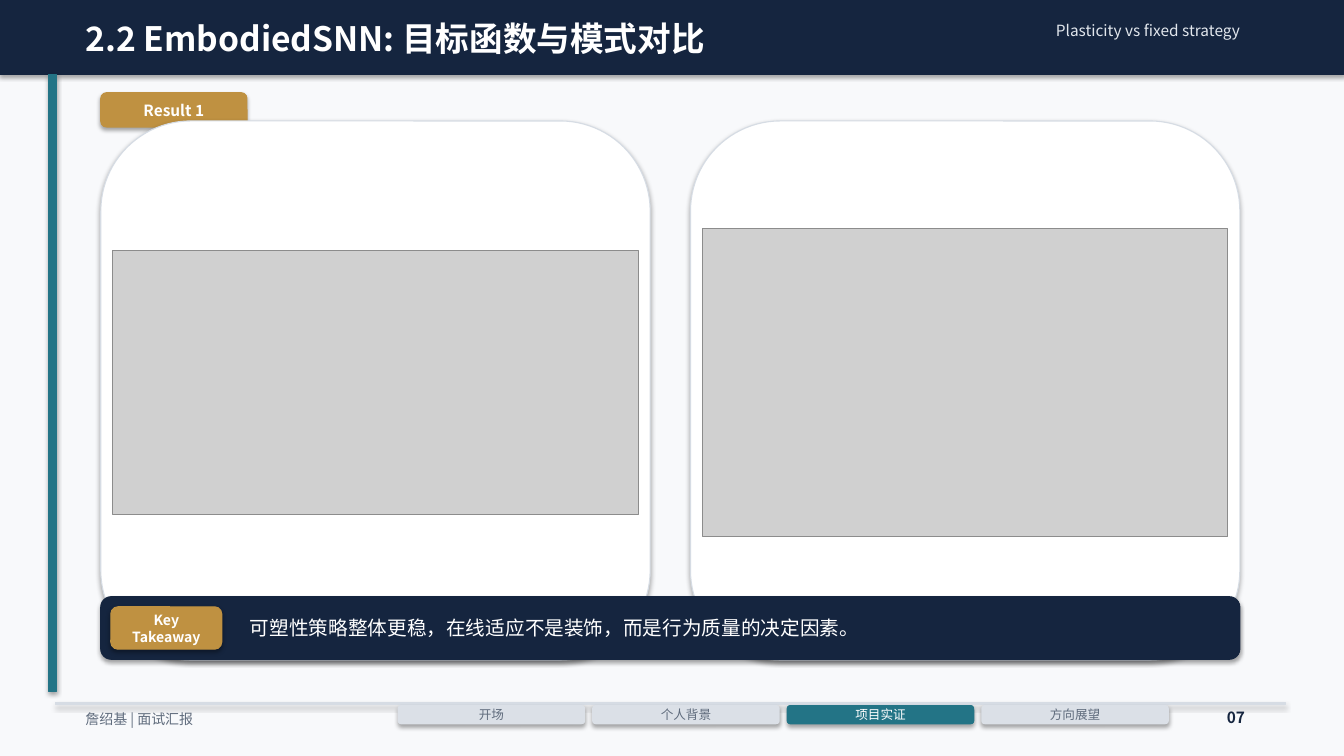
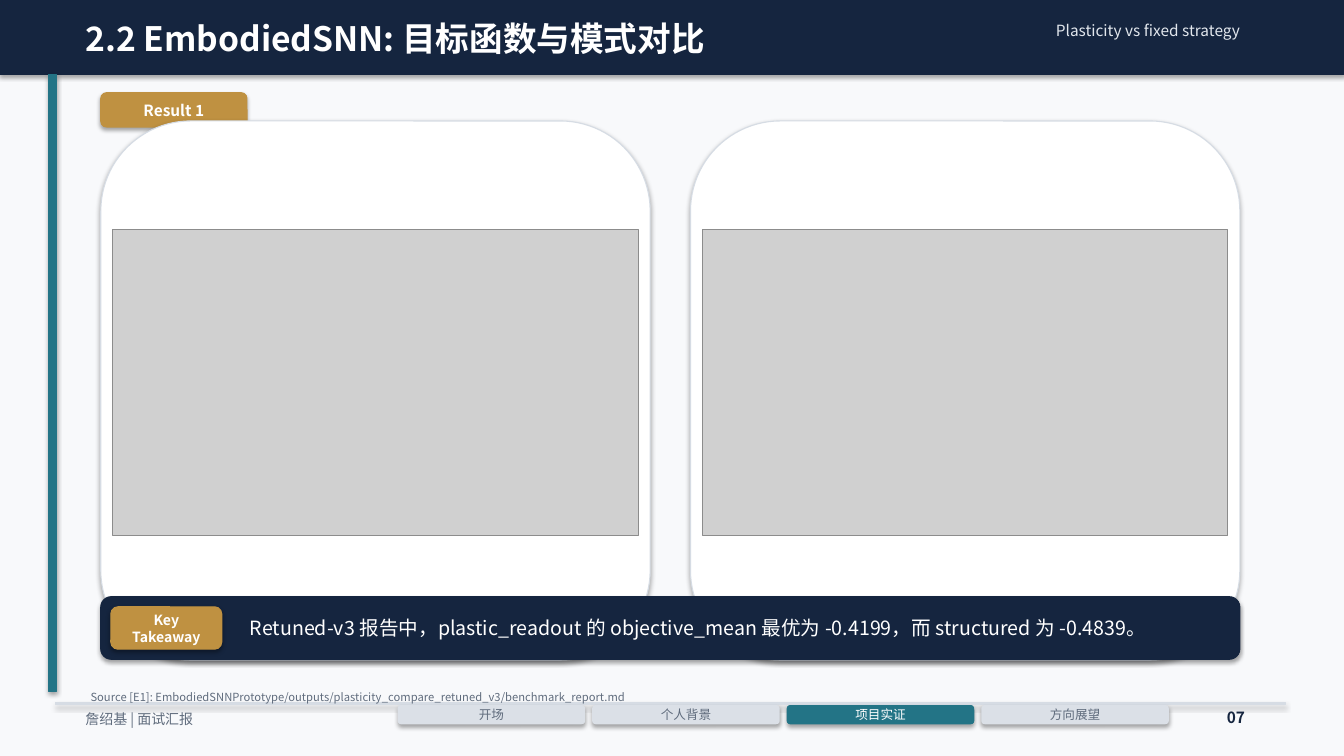
Before and after one commit to ZhanMous/PrivEnergyBench, a slide deck: slide 7 of docs/20min_面试汇报_詹绍基_20页图表版.pptx. Drawn at 1344x756 pixels with LibreOffice and Linux fonts; fonts in the diff are those of the drawing; grey boxes stand for pictures. Boxes give left, top, right and bottom in pixels: in the first picture for what was removed or moved away, otherwise in the second. Text is boxed around its words. In the diff, an @@ line names an element or a change of style, - is before the commit and + after.

Commit message:
Refactor code structure for improved readability and maintainability

```diff
--- a/docs/20min_面试汇报_詹绍基_20页图表版.pptx
+++ b/docs/20min_面试汇报_詹绍基_20页图表版.pptx
@@ picture resized from (x1=113, y1=250, x2=638, y2=515) to (x1=113, y1=230, x2=638, y2=536) @@
@@ text at (x1=250, y1=618, x2=1145, y2=640): text changed @@
-可塑性策略整体更稳，在线适应不是装饰，而是行为质量的决定因素。
+Retuned-v3 报告中，plastic_readout 的 objective_mean 最优为 -0.4199，而 structured 为 -0.4839。
@@ text added at (x1=91, y1=692, x2=624, y2=704), 8 pt, text #606C7D @@
+Source [E1]: EmbodiedSNNPrototype/outputs/plasticity_compare_retuned_v3/benchmark_report.md
```
Also in this commit, not shown: 15 other slides changed, 1 slide added, 17 other files.
